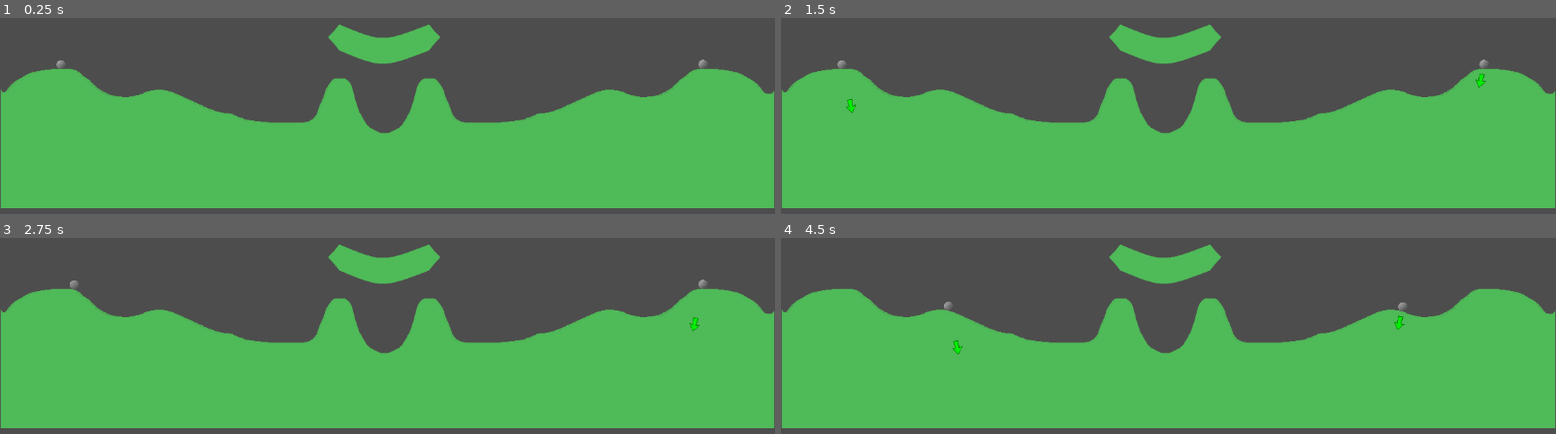
Above: before the commit, frames 1-4 (two rows, left to right).
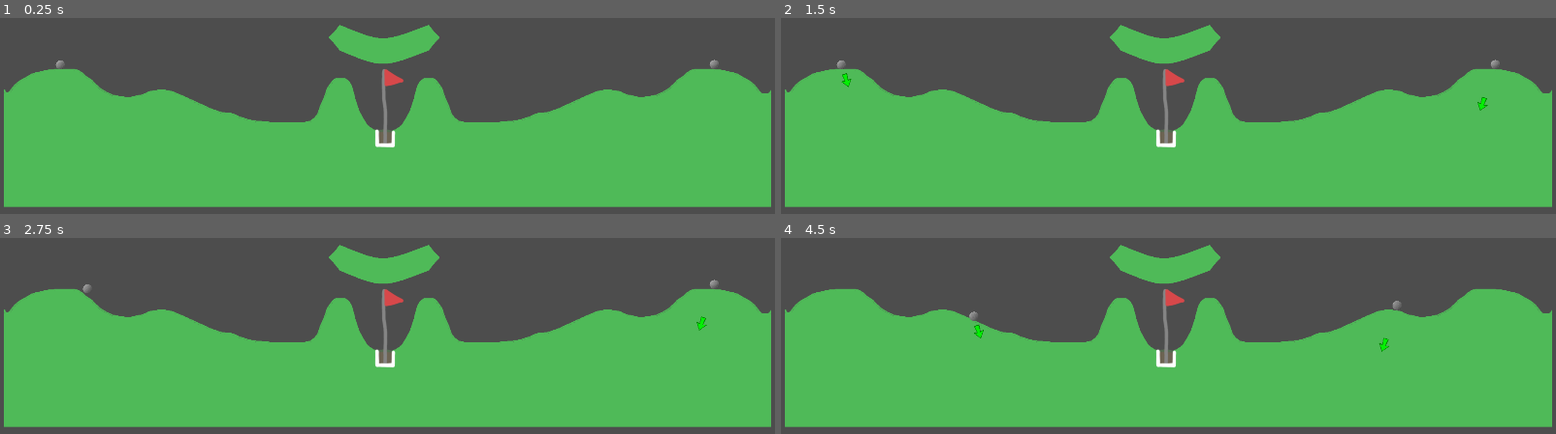
Above: after the commit, the same moments.

Repository: RuadhanKM/golf-game-demo
Game: Godot game, scene res://Scenes/game.tscn
Two runs of this game, one before a commit and one after it. Both use one fixed random seed, a clock stepped at 60 frames per second and the inputs below.
Inputs:
- Up to frame 1 (0.25 s): no input
- Up to frame 2 (1.5 s): tap Enter at 0.5 s; tap W (P1_Swing) at 0.6 s; tap Space at 1.25 s; tap Up (P2_Swing) at 1.35 s
- Up to frame 3 (2.75 s): tap W (P1_Swing) at 2.1 s
- Up to frame 4 (4.5 s): tap Up (P2_Swing) at 2.85, 4.35 s; tap W (P1_Swing) at 3.6 s

The runs differ from the first frame. In frame 1, 2.7% of the frame differs, in the area x 0-100%, y 3-98%; in frame 2, 2.9%; in frame 3, 2.9%; in frame 4, 3.0%.

Commit message:
add hole

Diff:
--- /dev/null
+++ b/Scenes/card.tscn
@@ -0,0 +1,20 @@
+[gd_scene format=3 uid="uid://o8jk5di0lqew"]
+
+[node name="Card" type="Panel"]
+clip_contents = true
+anchors_preset = -1
+anchor_left = 0.5
+anchor_top = 0.5
+anchor_right = 0.5
+anchor_bottom = 0.5
+offset_left = -100.0
+offset_top = -150.0
+offset_right = 100.0
+offset_bottom = 150.0
+pivot_offset = Vector2(100, 150)
+
+[node name="RichTextLabel" type="RichTextLabel" parent="."]
+layout_mode = 0
+offset_right = 200.0
+offset_bottom = 300.0
+text = "Hello World"
--- a/Scenes/game.tscn
+++ b/Scenes/game.tscn
@@ -1,18 +1,27 @@
-[gd_scene load_steps=3 format=3 uid="uid://d4b2o23wk1h6l"]
+[gd_scene load_steps=4 format=3 uid="uid://d4b2o23wk1h6l"]
 
 [ext_resource type="PackedScene" uid="uid://c5ona3svymwqb" path="res://Scenes/golf-ball.tscn" id="1_5enur"]
 [ext_resource type="PackedScene" uid="uid://kwycccyd5tgk" path="res://Scenes/test-ground.tscn" id="2_8qxjs"]
+[ext_resource type="PackedScene" uid="uid://b7l2wwtvtqhkx" path="res://Scenes/pick-screen.tscn" id="3_bksyb"]
 
 [node name="Game" type="Node2D"]
 
 [node name="Camera2D" type="Camera2D" parent="."]
-zoom = Vector2(0.545, 0.545)
+zoom = Vector2(0.9, 0.9)
 
 [node name="Golf-ball" parent="." instance=ExtResource("1_5enur")]
 position = Vector2(-890, -11)
 
 [node name="Golf-ball2" parent="." instance=ExtResource("1_5enur")]
-position = Vector2(861, -11)
+position = Vector2(866, -25)
 PLAYER_TYPE = 1
 
 [node name="Test-ground" parent="." instance=ExtResource("2_8qxjs")]
+
+[node name="Card-ui" parent="." instance=ExtResource("3_bksyb")]
+visible = false
+anchors_preset = 15
+anchor_left = 0.0
+anchor_top = 0.0
+anchor_right = 1.0
+anchor_bottom = 1.0
--- a/Scenes/golf-ball.tscn
+++ b/Scenes/golf-ball.tscn
@@ -6,7 +6,6 @@
 [ext_resource type="Script" path="res://Scripts/arrow.gd" id="4_4ytlf"]
 
 [sub_resource type="PhysicsMaterial" id="PhysicsMaterial_qlgvs"]
-friction = 0.94
 rough = true
 bounce = 0.24
 
@@ -42,7 +41,7 @@
 
 [node name="Arrow" type="Sprite2D" parent="."]
 visible = false
-z_index = 1
+z_index = 5
 texture = ExtResource("3_5kn3r")
 script = ExtResource("4_4ytlf")
 
@@ -52,10 +51,19 @@
 
 [node name="Golf-ball" type="Sprite2D" parent="."]
 clip_children = 2
+z_index = 2
 scale = Vector2(0.1, 0.1)
 texture = ExtResource("1_ajpld")
 
 [node name="Sprite2D" type="Sprite2D" parent="Golf-ball"]
+z_index = 2
+z_as_relative = false
 scale = Vector2(5, 5)
 texture = SubResource("GradientTexture2D_fy4nv")
 script = SubResource("GDScript_j684c")
+
+[node name="Area2D" type="Area2D" parent="."]
+
+[node name="CollisionShape2D2" type="CollisionShape2D" parent="Area2D"]
+scale = Vector2(1.3, 1.3)
+shape = SubResource("CircleShape2D_ses7y")
--- a/Scenes/golf-hole.tscn
+++ b/Scenes/golf-hole.tscn
@@ -1,3 +1,92 @@
-[gd_scene format=3 uid="uid://bxkmef2j3woq3"]
+[gd_scene load_steps=11 format=3 uid="uid://bxkmef2j3woq3"]
+
+[ext_resource type="Texture2D" uid="uid://c4fmpevipwwx5" path="res://Assets/Sprites/golf-hole.png" id="1_evj5k"]
+[ext_resource type="Script" path="res://Scripts/golf-hole-area.gd" id="2_lke2q"]
+
+[sub_resource type="RectangleShape2D" id="RectangleShape2D_k0ey4"]
+size = Vector2(28, 17)
+
+[sub_resource type="Gradient" id="Gradient_pjnih"]
+interpolation_mode = 1
+offsets = PackedFloat32Array(0, 0.196721, 0.418033, 0.614754, 0.852459)
+colors = PackedColorArray(1, 0, 0, 1, 1, 0.866667, 0, 1, 0, 1, 0.0833333, 1, 0, 0.0833333, 1, 1, 0.95, 0, 1, 1)
+
+[sub_resource type="GradientTexture1D" id="GradientTexture1D_4gq6e"]
+gradient = SubResource("Gradient_pjnih")
+width = 8
+
+[sub_resource type="Curve" id="Curve_dmp8x"]
+_data = [Vector2(0, 0.736264), 0.0, 5.76923, 0, 0, Vector2(0.0533333, 1), 0.0, 0.0, 0, 0, Vector2(1, 0), -3.39366, 0.0, 0, 0]
+point_count = 3
+
+[sub_resource type="CurveTexture" id="CurveTexture_coawx"]
+curve = SubResource("Curve_dmp8x")
+
+[sub_resource type="ParticleProcessMaterial" id="ParticleProcessMaterial_qa2ar"]
+lifetime_randomness = 0.15
+particle_flag_rotate_y = true
+particle_flag_disable_z = true
+angle_min = -720.0
+angle_max = 720.0
+direction = Vector3(0, -1, 0)
+spread = 10.0
+initial_velocity_min = 240.95
+initial_velocity_max = 413.19
+radial_velocity_min = -2.23517e-05
+radial_velocity_max = -2.23517e-05
+gravity = Vector3(0, 200, 0)
+scale_min = 3.0
+scale_max = 10.0
+scale_curve = SubResource("CurveTexture_coawx")
+color_initial_ramp = SubResource("GradientTexture1D_4gq6e")
+turbulence_enabled = true
+turbulence_noise_strength = 3.15
+turbulence_noise_scale = 5.737
+turbulence_noise_speed = Vector3(0, 1.415, 0)
+turbulence_influence_min = 0.034
+turbulence_influence_max = 0.09
+
+[sub_resource type="RectangleShape2D" id="RectangleShape2D_ju3xf"]
+size = Vector2(10, 26)
+
+[sub_resource type="RectangleShape2D" id="RectangleShape2D_itolv"]
+size = Vector2(44, 12)
 
 [node name="Golf-hole" type="Node2D"]
+scale = Vector2(1.3, 1.3)
+
+[node name="Sprite2D" type="Sprite2D" parent="."]
+z_index = 1
+texture = ExtResource("1_evj5k")
+
+[node name="Area2D" type="Area2D" parent="Sprite2D"]
+script = ExtResource("2_lke2q")
+
+[node name="CollisionShape2D" type="CollisionShape2D" parent="Sprite2D/Area2D"]
+position = Vector2(-9, 68.5)
+shape = SubResource("RectangleShape2D_k0ey4")
+
+[node name="GPUParticles2D" type="GPUParticles2D" parent="Sprite2D/Area2D"]
+position = Vector2(-9.23077, 75.3846)
+emitting = false
+amount = 20
+process_material = SubResource("ParticleProcessMaterial_qa2ar")
+lifetime = 2.0
+one_shot = true
+speed_scale = 5.0
+explosiveness = 1.0
+fixed_fps = 100
+
+[node name="StaticBody2D" type="StaticBody2D" parent="Sprite2D"]
+
+[node name="CollisionShape2D" type="CollisionShape2D" parent="Sprite2D/StaticBody2D"]
+position = Vector2(-26, 63)
+shape = SubResource("RectangleShape2D_ju3xf")
+
+[node name="CollisionShape2D2" type="CollisionShape2D" parent="Sprite2D/StaticBody2D"]
+position = Vector2(-9, 82)
+shape = SubResource("RectangleShape2D_itolv")
+
+[node name="CollisionShape2D3" type="CollisionShape2D" parent="Sprite2D/StaticBody2D"]
+position = Vector2(8, 63)
+shape = SubResource("RectangleShape2D_ju3xf")
--- /dev/null
+++ b/Scenes/pick-screen.tscn
@@ -0,0 +1,57 @@
+[gd_scene load_steps=3 format=3 uid="uid://b7l2wwtvtqhkx"]
+
+[ext_resource type="PackedScene" uid="uid://o8jk5di0lqew" path="res://Scenes/card.tscn" id="1_qckhp"]
+[ext_resource type="Script" path="res://Scenes/ui_manager.gd" id="1_qucal"]
+
+[node name="Card-ui" type="Control"]
+layout_mode = 3
+anchors_preset = 8
+anchor_left = 0.5
+anchor_top = 0.5
+anchor_right = 0.5
+anchor_bottom = 0.5
+grow_horizontal = 2
+grow_vertical = 2
+
+[node name="Panel" type="Panel" parent="."]
+layout_mode = 1
+anchors_preset = -1
+anchor_left = 0.5
+anchor_top = 0.5
+anchor_right = 0.5
+anchor_bottom = 0.5
+grow_horizontal = 2
+grow_vertical = 2
+size_flags_horizontal = 3
+size_flags_vertical = 3
+script = ExtResource("1_qucal")
+
+[node name="Card" parent="Panel" instance=ExtResource("1_qckhp")]
+layout_mode = 1
+anchors_preset = 8
+grow_horizontal = 2
+grow_vertical = 2
+
+[node name="Card2" parent="Panel" instance=ExtResource("1_qckhp")]
+layout_mode = 0
+anchors_preset = 0
+anchor_left = 0.0
+anchor_top = 0.0
+anchor_right = 0.0
+anchor_bottom = 0.0
+offset_left = 181.0
+offset_top = -149.0
+offset_right = 381.0
+offset_bottom = 151.0
+
+[node name="Card3" parent="Panel" instance=ExtResource("1_qckhp")]
+layout_mode = 0
+anchors_preset = 0
+anchor_left = 0.0
+anchor_top = 0.0
+anchor_right = 0.0
+anchor_bottom = 0.0
+offset_left = -394.0
+offset_top = -145.0
+offset_right = -194.0
+offset_bottom = 155.0
--- a/Scenes/test-ground.tscn
+++ b/Scenes/test-ground.tscn
@@ -1,15 +1,23 @@
-[gd_scene load_steps=2 format=3 uid="uid://kwycccyd5tgk"]
+[gd_scene load_steps=4 format=3 uid="uid://kwycccyd5tgk"]
 
 [ext_resource type="Texture2D" uid="uid://cmskp80j0labl" path="res://Assets/Sprites/test-level-1.png" id="1_m05k8"]
+[ext_resource type="Script" path="res://Scripts/map_info.gd" id="2_8g4pi"]
+[ext_resource type="PackedScene" uid="uid://bxkmef2j3woq3" path="res://Scenes/golf-hole.tscn" id="2_ayncp"]
 
 [node name="Test-ground" type="Sprite2D"]
 scale = Vector2(1.00193, 1)
 texture = ExtResource("1_m05k8")
+script = ExtResource("2_8g4pi")
+p1_spawn = Vector2(-900, -10)
+p2_spawn = Vector2(900, -10)
 
 [node name="StaticBody2D" type="StaticBody2D" parent="."]
 
 [node name="CollisionPolygon2D" type="CollisionPolygon2D" parent="StaticBody2D"]
-polygon = PackedVector2Array(-1052.97, 59, -1053.97, 384, 10 …(314 unchanged characters)… 2.8401, 46, 59.8844, 122, 37.9268, 160, 9.98074, 176, -30.9403, 176, -59.8844, 151, -83.8382, 102, -99.8074 …(288 unchanged characters)…
+polygon = PackedVector2Array(-1052.97, 59, -1053.97, 384, 10 …(314 unchanged characters)… 2.8401, 46, 59.8844, 122, 37.9268, 160, 8.98266, 177, 8.98266, 211, -21.9576, 211, -21.9576, 177, -59.8844, 151, -83.8382, 102, -99.8074 …(288 unchanged characters)…
 
 [node name="CollisionPolygon2D2" type="CollisionPolygon2D" parent="StaticBody2D"]
 polygon = PackedVector2Array(-131.746, -118, -46.9095, -86, -16.9673, -81, 14.9711, -85, 111.784, -118, 126.755, -101, 141.726, -85, 125.757, -63, 115.777, -48, 43.9152, -21, -6.98652, -9, -56.8902, -17, -132.744, -47, -143.723, -63, -160.69, -83, -144.721, -102)
+
+[node name="Golf-hole" parent="." instance=ExtResource("2_ayncp")]
+position = Vector2(4.99037, 112)
--- /dev/null
+++ b/Scenes/ui_manager.gd
@@ -0,0 +1,11 @@
+extends Panel
+
+class_name ui
+
+signal card_picked
+
+func _ready() -> void:
+	GameManager.ui_control = self
+
+func _input(event: InputEvent) -> void:
+	pass
--- a/Scripts/arrow.gd
+++ b/Scripts/arrow.gd
@@ -1,6 +1,7 @@
 extends Sprite2D
 
 signal golf_swing
+signal activate_ability
 
 var keybind = "P1_Swing"
 var cur_orbit = 0
@@ -16,14 +17,16 @@
 	keybind = "P1_Swing" if p1 else "P2_Swing"
 
 func _input(event: InputEvent) -> void:
+	if GameManager.game_state != GameManager.GAME_STATES.GAMEPLAY:
+		return
+
 	if event.is_action_pressed(keybind):
-		if orbiting:
-			push_error("Player tapped while orbiting!")
-		elif not forcing:
+		assert(!orbiting)
+		if not forcing:
 			orbiting = true
 			visible = true
 			cur_orbit = -PI/2
-			cur_force = 1
+			cur_force = 2.5
 	if event.is_action_released(keybind):
 		if forcing:
 			emit_signal("golf_swing", cur_orbit, cur_force)
@@ -36,13 +39,18 @@
 
 # Called every frame. 'delta' is the elapsed time since the previous frame.
 func _process(delta: float) -> void:
+	if GameManager.game_state != GameManager.GAME_STATES.GAMEPLAY:
+		orbiting = false
+		forcing = false
+		visible = false
+
 	if !orbiting and !forcing:
 		return
 
 	if orbiting:
-		cur_orbit += (-delta if p1 else delta) * PI
+		cur_orbit += (-delta if p1 else delta) * PI * 1.5
 	if forcing:
-		cur_force = sin((Time.get_ticks_msec() - time_at_start_forcing)*0.003 + PI*1.5)+2
+		cur_force = sin((Time.get_ticks_msec() - time_at_start_forcing)*0.005 + PI/6)+2
 
 	var vis_orbit = cur_orbit - parent_rot
 
--- /dev/null
+++ b/Scripts/game_manager.gd
@@ -0,0 +1,44 @@
+extends Node
+
+enum GAME_STATES {
+	GAMEPLAY,
+	WIN_ANIMATION,
+	PICKING_CARD
+}
+
+var game_state: GAME_STATES = GAME_STATES.GAMEPLAY
+
+var p1: golfball
+var p2: golfball
+var golf_hole: golfhole
+var map_info: mapinfo
+var ui_control: ui
+
+func _ready() -> void:
+	get_node("/root/").connect("ready", on_ready)
+
+func on_ready() -> void:
+	assert(p1 != null)
+	assert(p2 != null)
+	assert(golf_hole != null)
+	assert(map_info != null)
+	assert(ui_control != null)
+
+	golf_hole.connect("goal", on_goal)
+	spawn_players()
+
+func spawn_players():
+	p1.position = map_info.p1_spawn
+	p2.position = map_info.p2_spawn
+
+func on_goal(player: golfball):
+	game_state = GAME_STATES.WIN_ANIMATION
+	Engine.time_scale = 0.3
+	await get_tree().create_timer(1.0).timeout
+	spawn_players()
+	Engine.time_scale = 1
+	golf_hole.scored = false
+	golf_hole.get_node("GPUParticles2D").restart()
+	golf_hole.get_node("GPUParticles2D").emitting = false
+	game_state = GAME_STATES.PICKING_CARD
+	ui_control.emit_signal("")
--- a/Scripts/golf-ball.gd
+++ b/Scripts/golf-ball.gd
@@ -1,5 +1,7 @@
 @tool
 extends RigidBody2D
+
+class_name golfball
 
 enum PLAYER_TYPES {
 	PLAYER1,
@@ -14,14 +16,22 @@
 const SWING_FORCE = 10
 
 func _ready() -> void:
+	if Engine.is_editor_hint():
+		return
+
 	ARROW.connect("golf_swing", on_golf_swing)
 	ARROW.set_player(PLAYER_TYPE == PLAYER_TYPES.PLAYER1)
+
+	if PLAYER_TYPE == PLAYER_TYPES.PLAYER1:
+		GameManager.p1 = self
+	if PLAYER_TYPE == PLAYER_TYPES.PLAYER2:
+		GameManager.p2 = self
 
 func on_golf_swing(angle: float, force: float):
 	apply_central_impulse(-Vector2(cos(angle), sin(angle)) * SWING_FORCE * force)
 
 func _physics_process(delta: float) -> void:
-	if not ARROW or not BALL_SHADOW:
+	if Engine.is_editor_hint():
 		return
 
 	ARROW.parent_rot = rotation
--- /dev/null
+++ b/Scripts/golf-hole-area.gd
@@ -0,0 +1,21 @@
+extends Area2D
+
+class_name golfhole
+
+signal goal
+var scored = false
+
+# Called when the node enters the scene tree for the first time.
+func _ready() -> void:
+	connect("area_entered", area_entered)
+
+	GameManager.golf_hole = self
+
+func area_entered(area: Area2D) -> void:
+	if scored:
+		return
+	scored = true
+
+	$GPUParticles2D.emitting = true
+
+	emit_signal("goal", area.get_parent())
--- /dev/null
+++ b/Scripts/items.gd
@@ -0,0 +1,55 @@
+extends Node
+
+enum RARITIES {
+	COMMON,
+	RARE,
+	EPIC,
+	LEGENDARY,
+}
+
+var rich_text_formats = {
+	"bgn": "[color=green]",
+	"egn": "[/color]",
+	"bs": "[color=Darkorange]",
+	"es": "[/color]",
+	"oa": "[color=Lightskyblue]On Ability[/color]",
+	"os": "[color=Lightskyblue]On Swing[/color]"
+}
+
+var items = [
+	{
+		"name": "Big Arm",
+		"desc": "{bgn}+15%{egn} {bs}Swing Power{es}".format(rich_text_formats),
+		"rarity": RARITIES.COMMON
+	},
+	{
+		"name": "Bouncy Ball",
+		"desc": "{bgn}+10%{egn} {bs}Bouncyness{es}".format(rich_text_formats),
+		"rarity": RARITIES.COMMON
+	},
+	{
+		"name": "Small Ball",
+		"desc": "{bgn}-15%{egn} {bs}Ball Size{es}\n{bgn}-15%{egn} {bs}Ball Mass{es}".format(rich_text_formats),
+		"rarity": RARITIES.RARE
+	},
+	{
+		"name": "Sticky Ball",
+		"desc": "Ball {bs}sticks{es} to walls".format(rich_text_formats),
+		"rarity": RARITIES.EPIC
+	},
+	{
+		"name": "Dash",
+		"desc": "{oa}, dash forward",
+		"rarity": RARITIES.RARE
+	},
+	{
+		"name": "Repulsion",
+		"desc": "{bgn}-10%{egn} Enemy attraction",
+		"rarity": RARITIES.EPIC
+	},
+		{
+		"name": "Attraction",
+		"desc": "{bgn}+10%{egn} Enemy attraction",
+		"rarity": RARITIES.EPIC
+	},
+]
--- /dev/null
+++ b/Scripts/map_info.gd
@@ -0,0 +1,13 @@
+@tool
+extends Sprite2D
+
+class_name mapinfo
+
+@export var p1_spawn: Vector2
+@export var p2_spawn: Vector2
+
+func _ready() -> void:
+	if Engine.is_editor_hint():
+		return
+
+	GameManager.map_info = self
--- a/project.godot
+++ b/project.godot
@@ -15,6 +15,16 @@
 config/features=PackedStringArray("4.3", "GL Compatibility")
 config/icon="res://icon.svg"
 
+[autoload]
+
+GameManager="*res://Scripts/game_manager.gd"
+Items="*res://Scripts/items.gd"
+
+[display]
+
+window/size/viewport_width=1920
+window/size/viewport_height=1080
+
 [input]
 
 P1_Swing={
@@ -27,6 +37,26 @@
 "events": [Object(InputEventKey,"resource_local_to_scene":false,"resource_name":"","device":-1,"window_id":0,"alt_press …(195 unchanged characters)…
 ]
 }
+P1_Left={
+"deadzone": 0.5,
+"events": [Object(InputEventKey,"resource_local_to_scene":false,"resource_name":"","device":-1,"window_id":0,"alt_pressed":false,"shift_pressed":false,"ctrl_pressed":false,"meta_pressed":false,"pressed":false,"keycode":0,"physical_keycode":65,"key_label":0,"unicode":97,"location":0,"echo":false,"script":null)
+]
+}
+P1_Right={
+"deadzone": 0.5,
+"events": [Object(InputEventKey,"resource_local_to_scene":false,"resource_name":"","device":-1,"window_id":0,"alt_pressed":false,"shift_pressed":false,"ctrl_pressed":false,"meta_pressed":false,"pressed":false,"keycode":0,"physical_keycode":68,"key_label":0,"unicode":100,"location":0,"echo":false,"script":null)
+]
+}
+P2_Left={
+"deadzone": 0.5,
+"events": [Object(InputEventKey,"resource_local_to_scene":false,"resource_name":"","device":-1,"window_id":0,"alt_pressed":false,"shift_pressed":false,"ctrl_pressed":false,"meta_pressed":false,"pressed":false,"keycode":0,"physical_keycode":4194319,"key_label":0,"unicode":0,"location":0,"echo":false,"script":null)
+]
+}
+P2_Right={
+"deadzone": 0.5,
+"events": [Object(InputEventKey,"resource_local_to_scene":false,"resource_name":"","device":-1,"window_id":0,"alt_pressed":false,"shift_pressed":false,"ctrl_pressed":false,"meta_pressed":false,"pressed":false,"keycode":0,"physical_keycode":4194321,"key_label":0,"unicode":0,"location":0,"echo":false,"script":null)
+]
+}
 
 [rendering]
 
Binary file added: Assets/Sprites/golf-hole.png
Not shown, added: Assets/Sprites/golf-hole.png.import
